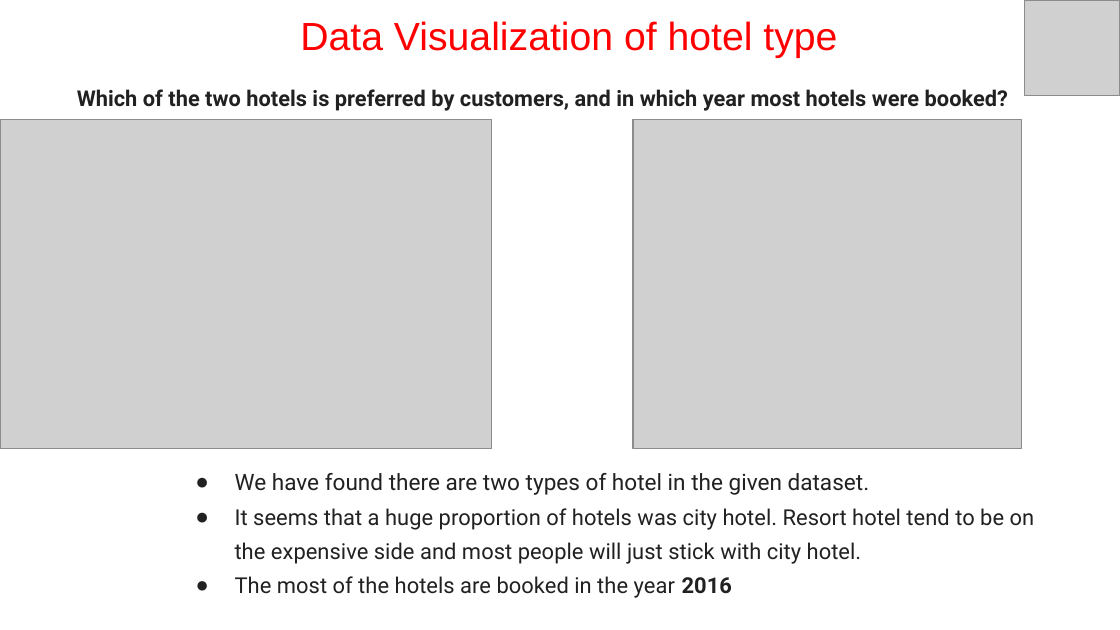
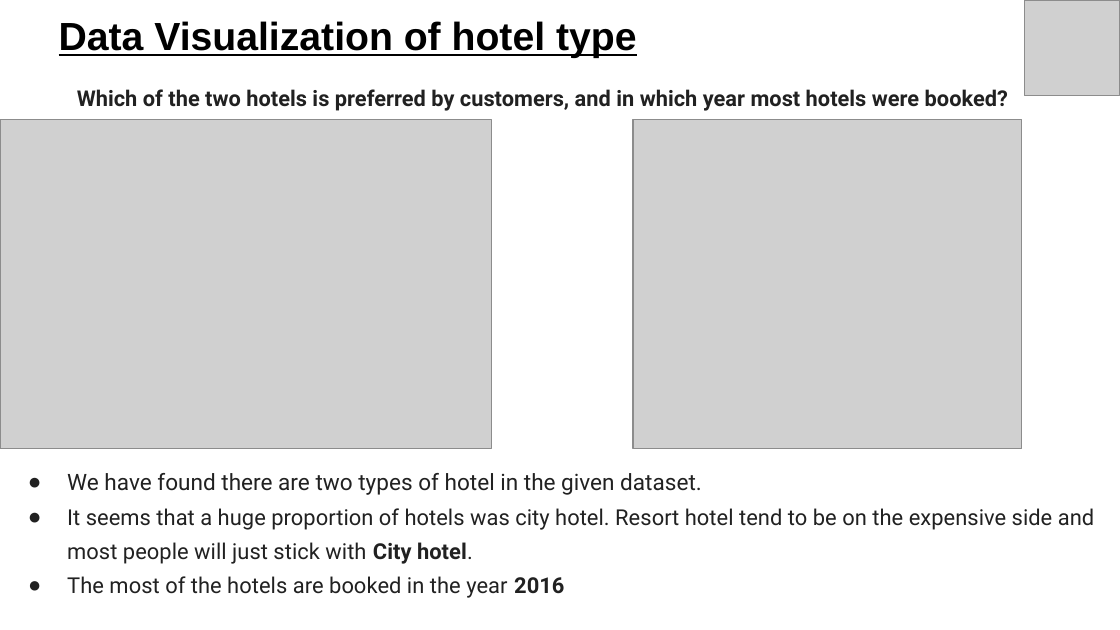
Before and after one commit to mayank021296/Hotel-Booking-Capstone-EDA-PRoject, a slide deck: slide 17 of Hotel Booking.pptx (slide 18 before the commit). Drawn at 1120x630 pixels with LibreOffice and Linux fonts; fonts in the diff are those of the drawing; grey boxes stand for pictures. Boxes give left, top, right and bottom in pixels: in the first picture for what was removed or moved away, otherwise in the second. Text is boxed around its words. In the diff, an @@ line names an element or a change of style, - is before the commit and + after.

```diff
--- a/Hotel Booking.pptx
+++ b/Hotel Booking.pptx
@@ title "Data Visualization of hotel type" at <box>59,21,637,58</box>: text colour #FF0000 to #000000, bold on, underline on; alignment centre to left @@
@@ text "We have found there are ...": place and size @@
-text "We have found there are ..." at <box>235,473,1035,598</box>
+text "We have found there are ..." at <box>67,473,1094,598</box>
@@ text at <box>67,508,1094,564</box>: text changed @@
-● It seems that a huge proportion of hotels was city hotel. Resort hotel tend to be on the expensive side and most people will just stick with city hotel.
+● It seems that a huge proportion of hotels was city hotel. Resort hotel tend to be on the expensive side and most people will just stick with City hotel.
```
Also in this commit, not shown: 26 other slides changed, 4 slides added, 3 slides removed.
